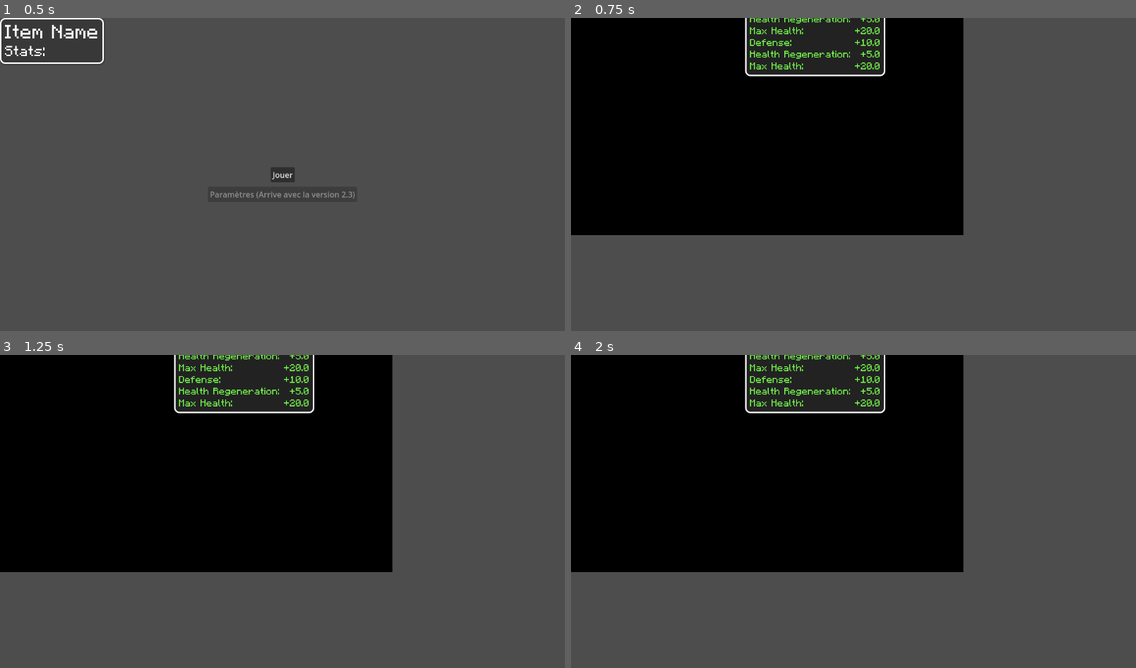
Above: before the commit, frames 1-4 (two rows, left to right).
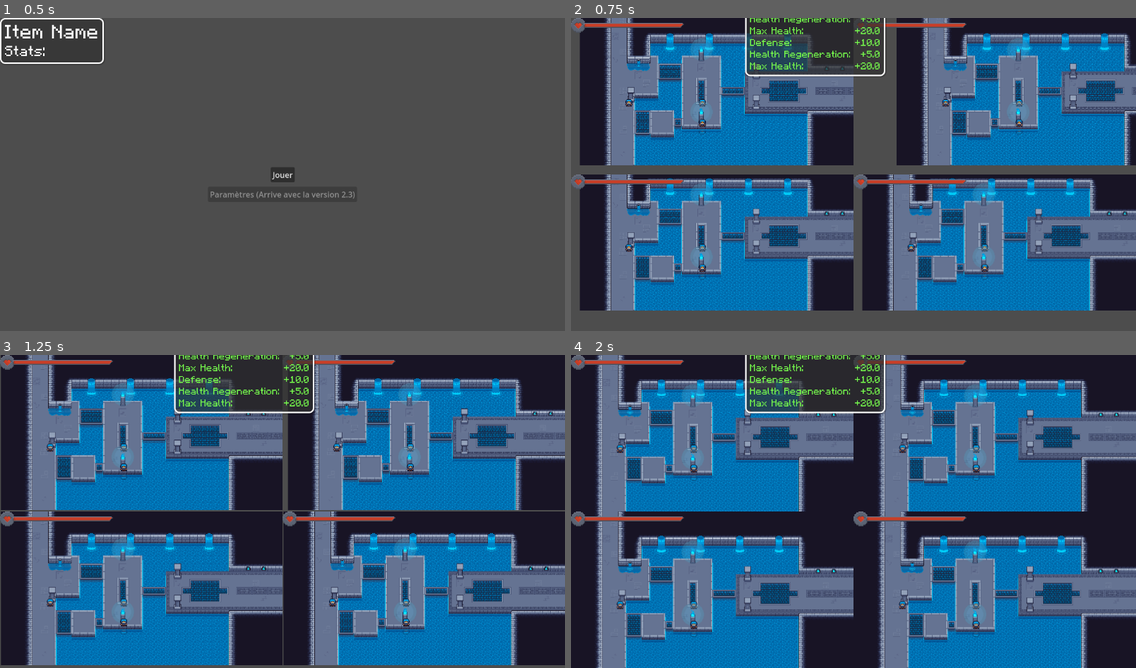
Above: after the commit, the same moments.

Repository: Supertolek/jeu-trop-koul
Game: Godot game, scene res://scenes/home_screen.tscn
Same seed, same stepped clock (60 frames per second), same inputs: the game is played once before the commit and once after it.
Inputs (mouse positions are in pixels of both pictures, inside the frame that each line leads up to):
- Up to frame 1 (0.5 s): no input
- Up to frame 2 (0.75 s): click "Jouer" at 0.5 s
- Up to frame 3 (1.25 s): no input
- Up to frame 4 (2 s): tap Enter at 1.25 s; move the mouse to (977, 495) at 1.27 s; press the mouse at (977, 495) at 1.28 s; hold Right (move_right) from 1.28 s (still down)

Frame 1 is identical in both runs. In frame 2, 88% of the frame differs, in the area x 0-100%, y 0-94%; in frame 3, 95%; in frame 4, 96%, in the area x 0-100%, y 0-100%.
Error before the commit: Invalid access of index '4' on a base object of type: 'Array'. (res://scripts/game_managing/game_master.gd:31)

Commit message:
Just some clean up

Diff:
--- a/scripts/game_managing/game_manager.gd
+++ b/scripts/game_managing/game_manager.gd
@@ -6,9 +6,6 @@
 	var game_scene_packed_scene: PackedScene = load("res://scenes/game.tscn")
 	game_scene = game_scene_packed_scene.instantiate()
 	var new_player_packed_scene: PackedScene = load("res://scenes/player.tscn")
-	for i in range(4):
-		var new_player = new_player_packed_scene.instantiate()
-		Global.players.append(new_player)
 	game_scene.load_game(Global.players)
 	return game_scene
 
--- a/scripts/game_managing/game_master.gd
+++ b/scripts/game_managing/game_master.gd
@@ -77,6 +77,8 @@
 		start_round()
 
 func start_game(rounds: int, rounds_duration: int):
+	for controller in Input.get_connected_joypads():
+		Input.start_joy_vibration(controller, 1, 1, 5)
 	load_map(map_data)
 	round_duration = rounds_duration
 	round_count = rounds
